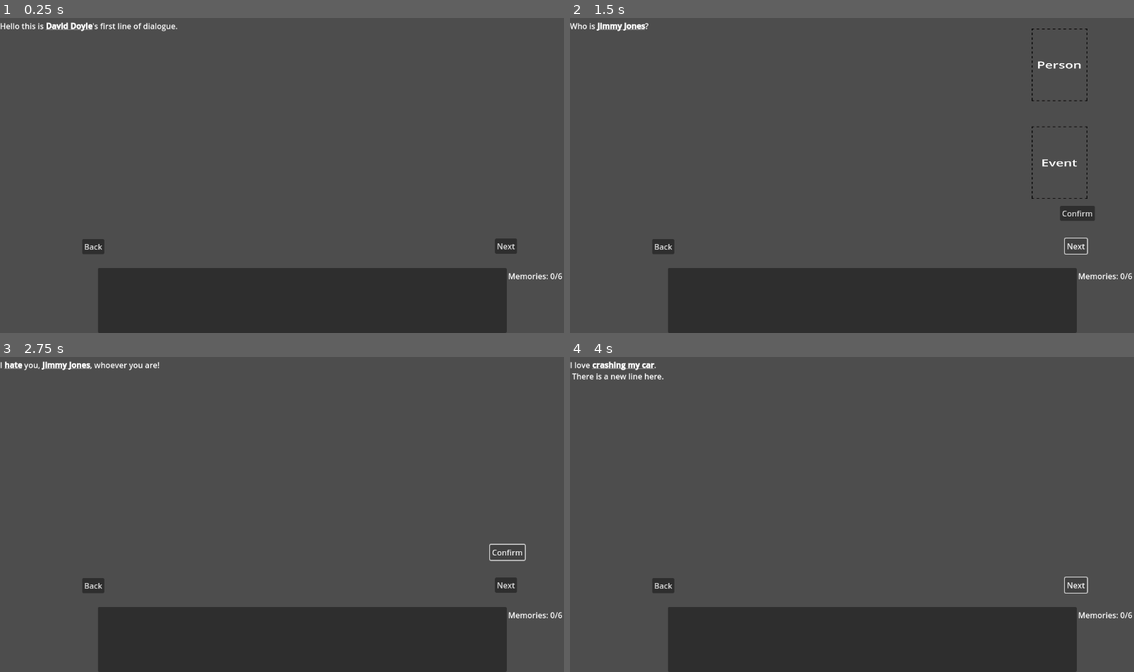
Above: before the commit, frames 1-4 (two rows, left to right).
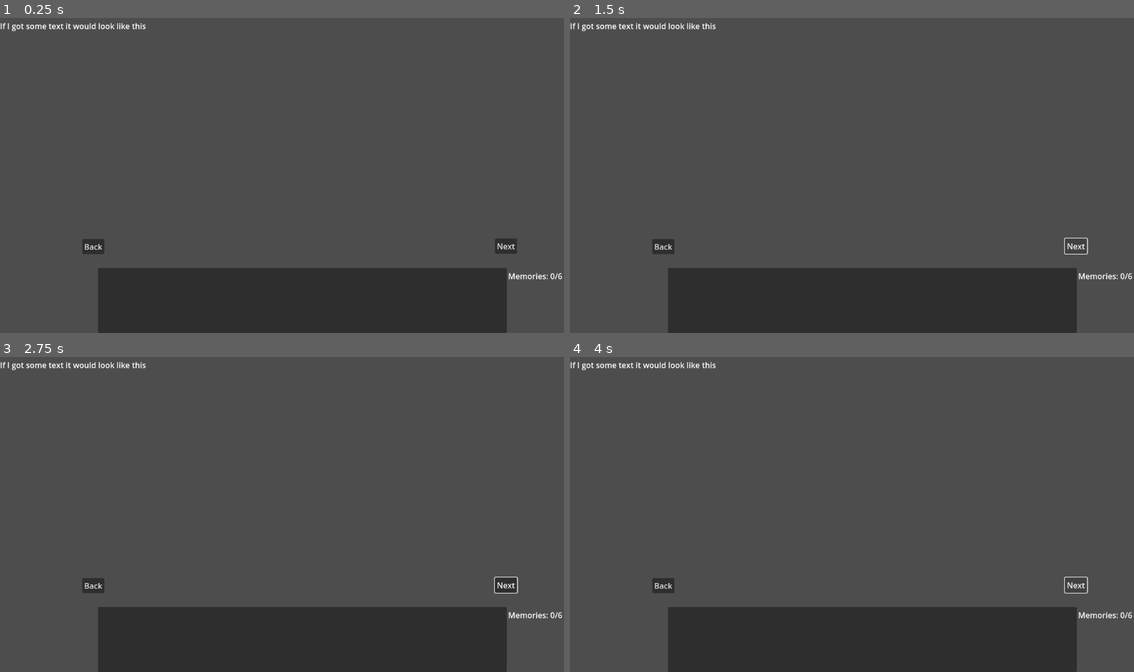
Above: after the commit, the same moments.

Repository: Goodman599/UWGameDevClubWinter2026Jam
Game: Godot game, scene res://Scenes/main.tscn
Same seed, same stepped clock (60 frames per second), same inputs: the game is played once before the commit and once after it.
Inputs (mouse positions are in pixels of both pictures, inside the frame that each line leads up to):
- Up to frame 1 (0.25 s): no input
- Up to frame 2 (1.5 s): click "Next" at 0.5 s; click "Next" at 1.25 s
- Up to frame 3 (2.75 s): click (507, 552) at 2 s, where only the run before the commit has a clickable "Confirm"
- Up to frame 4 (4 s): click (1077, 552) at 2.75 s, where only the run before the commit has a clickable "Confirm"; click "Next" at 3.5 s

The runs differ from the first frame. In frame 1, 0.4% of the frame differs, in the area x 0-32%, y 1-5%; in frame 2, 0.9%, in the area x 0-93%, y 1-65%; in frame 3, 0.6%; in frame 4, 0.5%.

Commit message:
work in progress

Diff:
--- /dev/null
+++ b/Dialogues/Demon.json
@@ -0,0 +1,46 @@
+{
+  "visit0": {
+    "dialogue0": {
+      "lines": [
+        "Haven’t you slept long enough? Your purpose is not yet fulfilled.", "This is not your end, it is your beginning."
+      ],
+      "nextVisit": {
+        "id": "night1",
+        "delay": "2"
+      }
+    }
+  },
+
+  "night1": {
+    "dialogue0": {
+      "lines": [
+        "You wake during the night, covered in sweat. You try to move something, anything, just to be reminded that your body is no longer yours to control. ", "An oppressive weight pushes against every motion Soon, it becomes too much to bear, and you slip into a suffocating sleep.", "{A single tear}[feeling, Sadness] rolls down your face."
+      ],
+      "nextVisit": {
+        "id": "night2",
+        "delay": "4"
+      }
+    }
+  },
+
+  "night1": {
+    "dialogue0": {
+      "lines": [
+        "You wake during the night, covered in sweat. You try to move something, anything, just to be reminded that your body is no longer yours to control. ", "An oppressive weight pushes against every motion Soon, it becomes too much to bear, and you slip into a suffocating sleep.", "{A single tear}[feeling, Sadness] rolls down your face."
+      ],
+      "nextVisit": {
+        "id": "night2",
+        "delay": "4"
+      }
+    }
+  },
+
+  "night2": {
+    "dialogue0": {
+      "lines": ["You wake up with a start. The room is dark, but the blinking lights of medical equipment reveal… {something}[person, shadowy figure]… on the other side of the room. It blends with the darkness, and you wonder if it is there at all.", "Maybe you DO need more meds."
+
+      ]
+
+    }
+  }
+}
--- /dev/null
+++ b/Dialogues/Detective.json
@@ -0,0 +1 @@
+{"visit0":{"dialogue0":{"accepts":["person","event"],"lines":["Hello this is {David Doyle}[person]'s first line of dialogue.","I love {crashing my car}[event, Car Crash]. \n There is a new line here.","Who is {Jimmy Jones}[person]?"],"cases":{"case0":{"submissions":["Jimmy Jones","ANY"],"result":"dialogue1"},"case1":{"submissions":["EMPTY","EMPTY"],"stateChecks":{"mentioned_JJ":"false"},"result":"dialogue2"},"case2":{"stateChecks":{"mentioned_JJ":"true"},"result":"dialogue1"}}},"dialogue1":{"lines":["Thanks for telling me! I {love}[feeling, glimpse of warmth] you! MUA!"],"setState":{"mentioned_JJ":"true"},"nextVisit":{"id":"visit0","delay":"1"}},"dialogue2":{"lines":["I {hate}[feeling] you, {Jimmy Jones}[person], whoever you are!"],"nextVisit":{"id":"visit0","delay":"1"}}}}
--- /dev/null
+++ b/Dialogues/Nurse.json
@@ -0,0 +1 @@
+{"visit0":{"dialogue0":{"accepts":["person","event"],"lines":["Hello this is {David Doyle}[person]'s first line of dialogue.","I love {crashing my car}[event, Car Crash]. \n There is a new line here.","Who is {Jimmy Jones}[person]?"],"cases":{"case0":{"submissions":["Jimmy Jones","ANY"],"result":"dialogue1"},"case1":{"submissions":["EMPTY","EMPTY"],"stateChecks":{"mentioned_JJ":"false"},"result":"dialogue2"},"case2":{"stateChecks":{"mentioned_JJ":"true"},"result":"dialogue1"}}},"dialogue1":{"lines":["Thanks for telling me! I {love}[feeling, glimpse of warmth] you! MUA!"],"setState":{"mentioned_JJ":"true"},"nextVisit":{"id":"visit0","delay":"1"}},"dialogue2":{"lines":["I {hate}[feeling] you, {Jimmy Jones}[person], whoever you are!"],"nextVisit":{"id":"visit0","delay":"1"}}}}
--- /dev/null
+++ b/Dialogues/template.json
@@ -0,0 +1 @@
+{"visit0":{"dialogue0":{"accepts":["person","event"],"lines":["Hello this is {David Doyle}[person]'s first line of dialogue.","I love {crashing my car}[event, Car Crash]. \n There is a new line here.","Who is {Jimmy Jones}[person]?"],"cases":{"case0":{"submissions":["Jimmy Jones","ANY"],"result":"dialogue1"},"case1":{"submissions":["EMPTY","EMPTY"],"stateChecks":{"mentioned_JJ":"false"},"result":"dialogue2"},"case2":{"stateChecks":{"mentioned_JJ":"true"},"result":"dialogue1"}}},"dialogue1":{"lines":["Thanks for telling me! I {love}[feeling, glimpse of warmth] you! MUA!"],"setState":{"mentioned_JJ":"true"},"nextVisit":{"id":"visit0","delay":"1"}},"dialogue2":{"lines":["I {hate}[feeling] you, {Jimmy Jones}[person], whoever you are!"],"nextVisit":{"id":"visit0","delay":"1"}}}}
--- a/Scenes/main.tscn
+++ b/Scenes/main.tscn
@@ -1,9 +1,13 @@
-[gd_scene load_steps=5 format=3 uid="uid://jop1da2n63nx"]
+[gd_scene load_steps=9 format=3 uid="uid://jop1da2n63nx"]
 
 [ext_resource type="PackedScene" uid="uid://c08jn70lnn2bm" path="res://Scenes/jimmy_jones.tscn" id="1_1k0k3"]
 [ext_resource type="Script" uid="uid://br8imeuu2b8qj" path="res://Scripts/main.gd" id="1_8gbba"]
 [ext_resource type="PackedScene" uid="uid://cbqc4y0el8cgt" path="res://Scenes/ui.tscn" id="3_8gbba"]
+[ext_resource type="Script" uid="uid://blqccgtk7jc4s" path="res://Scripts/demon.gd" id="5_344ge"]
 [ext_resource type="PackedScene" uid="uid://osdop6onyqxw" path="res://Scenes/dialogue_box.tscn" id="5_kry3j"]
+[ext_resource type="Script" uid="uid://cyyw0hnp0txc2" path="res://Scripts/detective.gd" id="6_ynf5e"]
+[ext_resource type="Script" uid="uid://ffodg6uf7ohb" path="res://Scripts/cultist.gd" id="7_hptm8"]
+[ext_resource type="Script" uid="uid://cbfuriar2ryas" path="res://Scripts/nurse.gd" id="8_d1ilt"]
 
 [node name="Main" type="Node2D"]
 script = ExtResource("1_8gbba")
@@ -16,5 +20,18 @@
 
 [node name="Visitors" type="Node2D" parent="."]
 
-[node name="JimmyJones" parent="Visitors" instance=ExtResource("1_1k0k3")]
-visitor_name = "david_doyle"
+[node name="Demon" parent="Visitors" instance=ExtResource("1_1k0k3")]
+script = ExtResource("5_344ge")
+visitor_name = ""
+
+[node name="Detective" parent="Visitors" instance=ExtResource("1_1k0k3")]
+script = ExtResource("6_ynf5e")
+visitor_name = ""
+
+[node name="Cultist" parent="Visitors" instance=ExtResource("1_1k0k3")]
+script = ExtResource("7_hptm8")
+visitor_name = ""
+
+[node name="Nurse" parent="Visitors" instance=ExtResource("1_1k0k3")]
+script = ExtResource("8_d1ilt")
+visitor_name = ""
--- /dev/null
+++ b/Scripts/cultist.gd
@@ -0,0 +1,20 @@
+extends BaseVisitor
+
+# The Cultist.
+
+func _init():
+	visitor_states = {
+
+	}
+
+'''
+func _ready():
+	super()
+	# add first visit to queue
+	var next_visit = VisitorInstance.new()
+	next_visit.person = self
+	next_visit.visit_branch = "visit0"
+	next_visit.visit_time = 5
+
+	VisitorManager.add_visitor_to_queue(next_visit)
+'''
--- /dev/null
+++ b/Scripts/demon.gd
@@ -0,0 +1,19 @@
+extends BaseVisitor
+
+# The Demon.
+
+func _init():
+	visitor_states = {
+
+	}
+
+
+func _ready():
+	super()
+	# add first visit to queue
+	var next_visit = VisitorInstance.new()
+	next_visit.person = self
+	next_visit.visit_branch = "visit0"
+	next_visit.visit_time = 0
+
+	VisitorManager.add_visitor_to_queue(next_visit)
--- /dev/null
+++ b/Scripts/detective.gd
@@ -0,0 +1,20 @@
+extends BaseVisitor
+
+# The Detective.
+
+func _init():
+	visitor_states = {
+
+	}
+
+'''
+func _ready():
+	super()
+	# add first visit to queue
+	var next_visit = VisitorInstance.new()
+	next_visit.person = self
+	next_visit.visit_branch = "visit0"
+	next_visit.visit_time = 3
+
+	VisitorManager.add_visitor_to_queue(next_visit)
+'''
--- /dev/null
+++ b/Scripts/nurse.gd
@@ -0,0 +1,20 @@
+extends BaseVisitor
+
+# The Nurse.
+
+func _init():
+	visitor_states = {
+
+	}
+
+'''
+func _ready():
+	super()
+	# add first visit to queue
+	var next_visit = VisitorInstance.new()
+	next_visit.person = self
+	next_visit.visit_branch = "visit0"
+	next_visit.visit_time = 1
+
+	VisitorManager.add_visitor_to_queue(next_visit)
+'''
Renamed: Dialogues/David_Doyle.json -> Dialogues/Cultist.json
Not shown, added: Scripts/cultist.gd.uid
Not shown, added: Scripts/demon.gd.uid
Not shown, added: Scripts/detective.gd.uid
Not shown, added: Scripts/nurse.gd.uid
